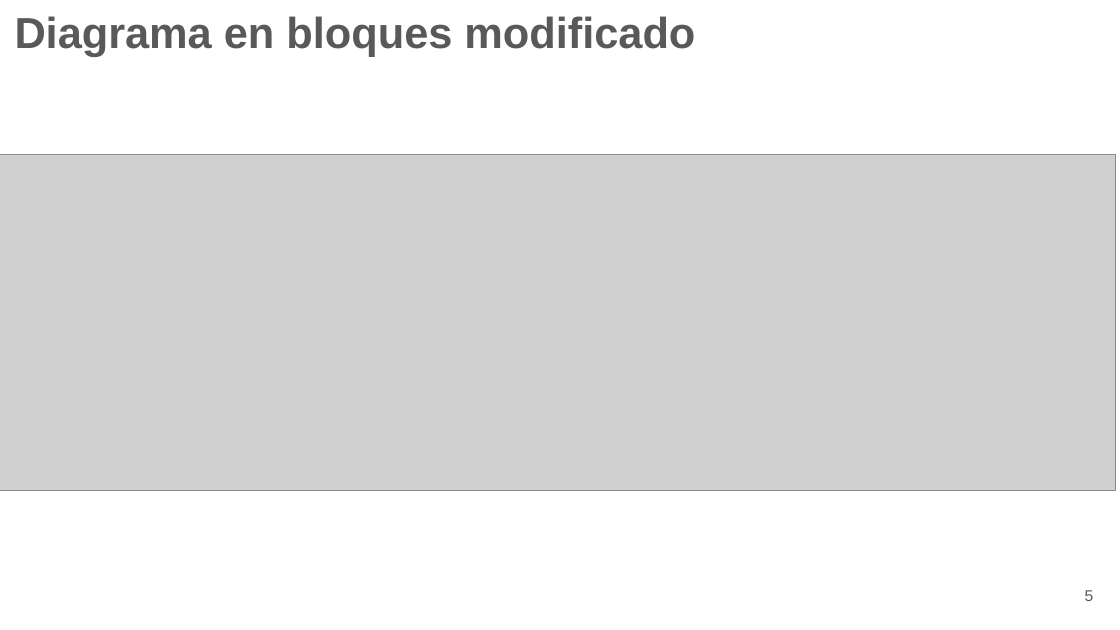
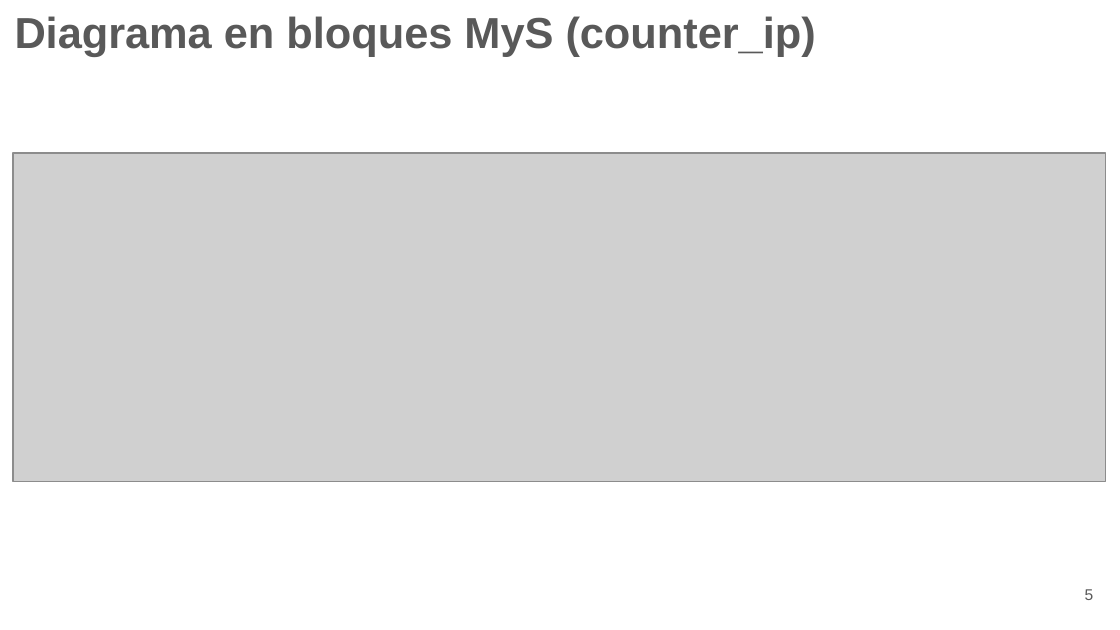
Before and after one commit to raulemilio/RomeroRaul_MyS_TF, a slide deck: slide 5 of entregables/MyS_TPF_ROMERO.pptx. Drawn at 1120x630 pixels with LibreOffice and Linux fonts; fonts in the diff are those of the drawing; grey boxes stand for pictures; background and template pictures are left out. Boxes give left, top, right and bottom in pixels: in the first picture for what was removed or moved away, otherwise in the second. Text is boxed around its words. In the diff, an @@ line names an element or a change of style, - is before the commit and + after.

```diff
--- a/entregables/MyS_TPF_ROMERO.pptx
+++ b/entregables/MyS_TPF_ROMERO.pptx
@@ title at [15, 16, 816, 56]: text changed @@
-Diagrama en bloques modificado
+Diagrama en bloques MyS (counter_ip)
@@ picture: place and size @@
-picture at [0, 155, 1116, 491]
+picture at [13, 153, 1105, 483]
```
Also in this commit, not shown: 6 other slides changed, 12 slides added, 11 other files.
